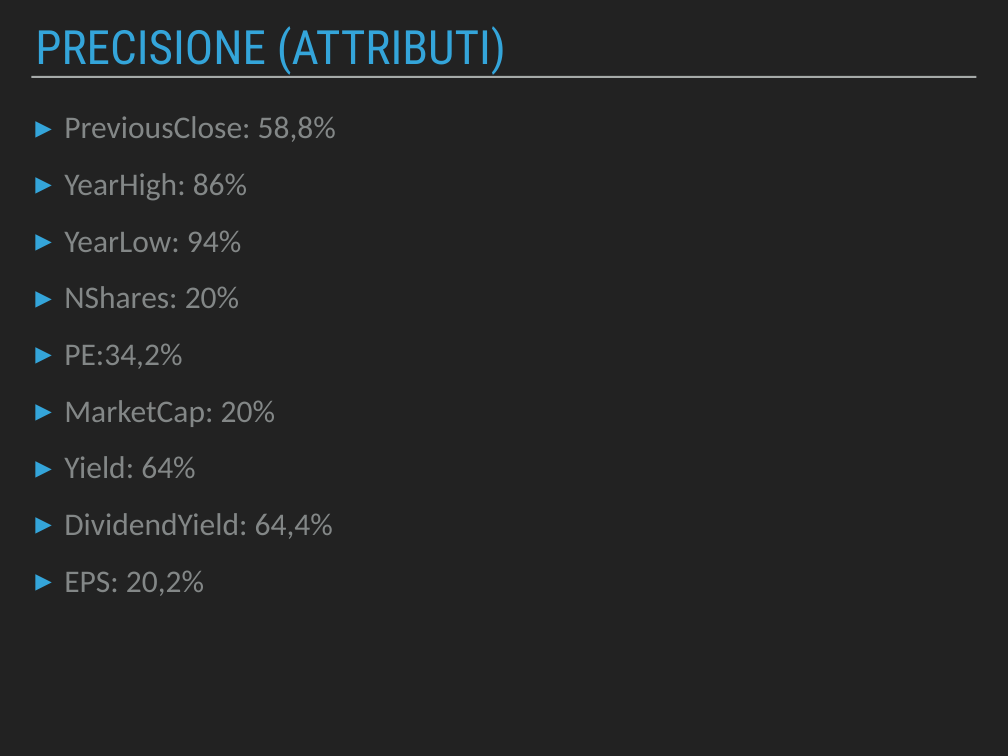
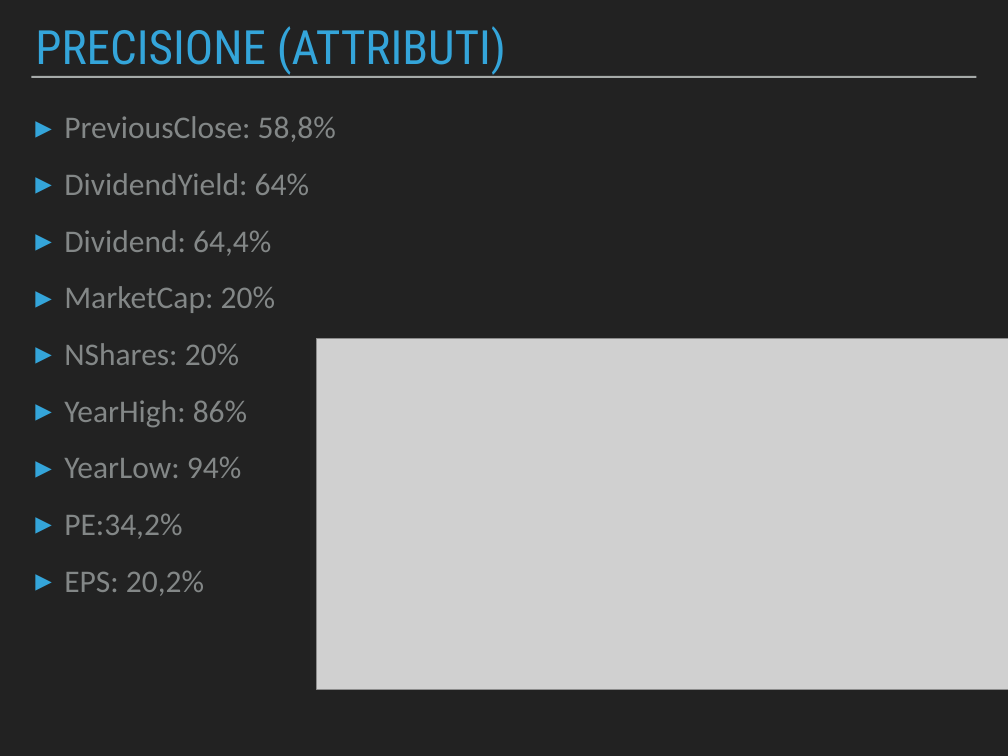
Before and after one commit to Beltra97/Unimib_ArchitettureDati, a slide deck: slide 14 of PresentazionePowerPoint.pptx. Drawn at 1008x756 pixels with LibreOffice and Linux fonts; fonts in the diff are those of the drawing; grey boxes stand for pictures. Boxes give left, top, right and bottom in pixels: in the first picture for what was removed or moved away, otherwise in the second. Text is boxed around its words. In the diff, an @@ line names an element or a change of style, - is before the commit and + after.

```diff
--- a/PresentazionePowerPoint.pptx
+++ b/PresentazionePowerPoint.pptx
@@ text at bbox=[64, 173, 309, 365]: paragraphs added @@
+▸ DividendYield: 64%
+▸ Dividend: 64,4%
+▸ MarketCap: 20%
+▸ NShares: 20%
@@ text at bbox=[64, 286, 239, 308]: paragraph removed @@
-▸ NShares: 20%
@@ picture added at bbox=[317, 338, 1008, 690] @@
@@ text at bbox=[64, 400, 333, 539]: paragraphs removed @@
-▸ MarketCap: 20%
-▸ Yield: 64%
-▸ DividendYield: 64,4%
```
Also in this commit, not shown: 15 other slides changed, 11 other files.
